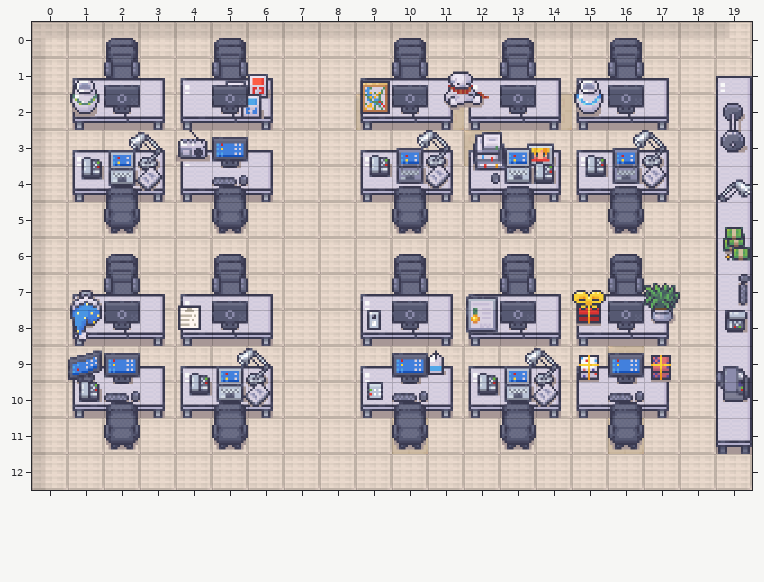
An edit to a level. Tiled map (JSON), mapas/teimas.optimized.tmj. Above is the file before it was changed.
Cells are 48x48 px. Shown: x 0..19, y 0..12.
And afterwards:
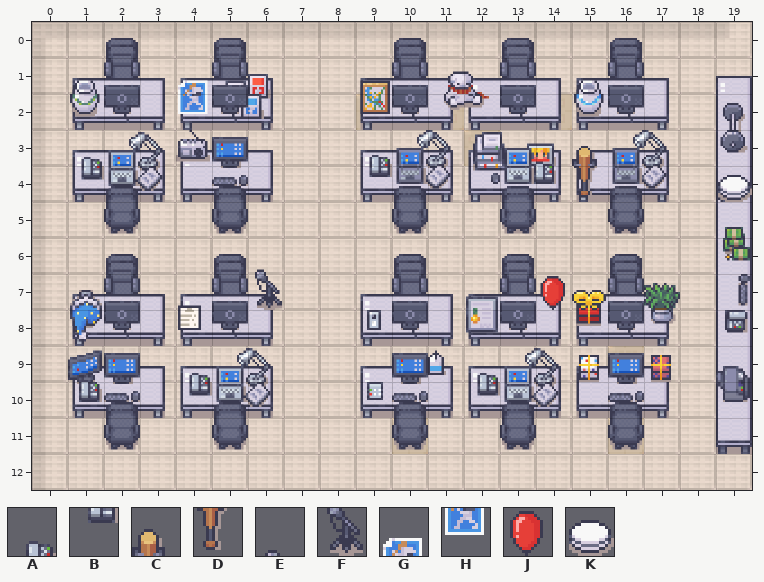
Key: from "teimas.optimized": A 16, B 24, C 59, D 60, E 61, F 62, G 87, H 88, J 89, K 90.
_ is an empty cell.
Changes in this commit:
Layer "Capa de patrones 3":
y 3: x 15 A -> C
y 4: x 15 B -> D
Layer "Capa de patrones 6":
y 1: x 4 _ -> G
y 2: x 4 _ -> H
y 4: x 19 _ -> K
y 6: x 6 _ -> E
y 7: x 6 _ -> F; x 14 _ -> J
